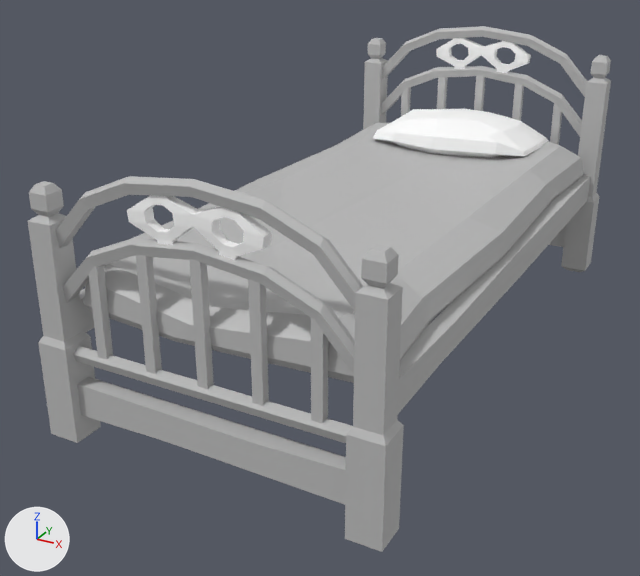
The FBX model Assets/ThirdParty/ModelsFixed/Prop_Bed_Small_01Fixed.fbx, before and after one commit.
Before and after are seen from a 50 mm camera at (1.42, -3.03, 1.69) aimed at (-0.13, -0.22, 0.28). Lighting does not change. The marker at lower left points along +X, +Y and +Z. Where no turn or scale is listed for an object, it has been applied to the vertices.

Names of what the first picture shows: 'SM_Prop_Bed_Small_01Fixed'.
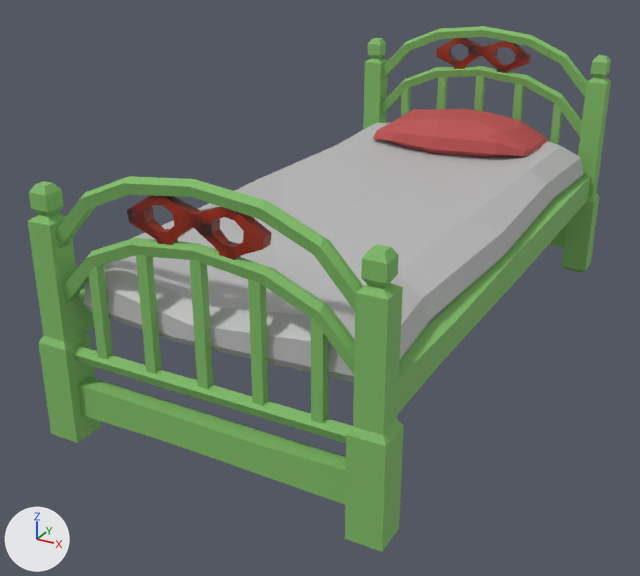
Where the change shows, as pixel boxes (x1, y1, x2, y2) in the pictures (640 x 576 px):
'SM_Prop_Bed_Small_01Fixed', recoloured (grey to green): (28, 26, 611, 552) in both
'SM_Prop_Bed_Pillow', now drawn: after (373, 109, 548, 158)
part 1 of me_mesh, deleted: before (373, 109, 548, 158)
part 2 of me_mesh, recoloured (white to red): (127, 38, 531, 260) in both

Patch to the scene script:
```diff
--- a/Assets/ThirdParty/ModelsFixed/Prop_Bed_Small_01Fixed.fbx.py
+++ b/Assets/ThirdParty/ModelsFixed/Prop_Bed_Small_01Fixed.fbx.py
@@ img_texturescom_leather_tufted_new_512_albedo_tif @@
+img_texturescom_leather_tufted_new_512_albedo_tif = load_image('TexturesCom_Leather_Tufted_New_512_albedo.tif', '../../Models/OldSAEModels/TexturesCom_Leather_Tufted_New_512_albedo.tif', 512, 512, 'sRGB')
@@ mat_woodrustic @@
 mat_woodrustic = principled_material('WoodRustic')
-mat_woodrustic.base_color = (0.5, 0.5, 0.5)  # grey #bcbcbc
+mat_woodrustic.base_color = (0.214, 0.5, 0.134)  # green #7fbc66
 mat_woodrustic.roughness = 0.749
@@ mat_teppich_rot @@
+mat_teppich_rot = principled_material('Teppich_rot')
+mat_teppich_rot.texture = img_texturescom_leather_tufted_new_512_albedo_tif
@@ me_mesh @@
 # used by ob_sm_prop_bed_small_01fixed; location = (0.0, 0.0, 0.0)
-me_mesh.from_pydata(...)  # 749 vertices, 636 faces; spans x -0.62..0.62, y -1.22..1.22, z 0.0..1.13
+me_mesh.from_pydata(...)  # 693 vertices, 581 faces; spans x -0.62..0.62, y -1.22..1.22, z 0.0..1.13
+# me_mesh part 1: the loose piece of 56 vertices spanning x -0.4..0.38, y 0.68..1.15, z 0.6..0.76 is deleted
+# me_mesh part 2: 148 faces spanning x -0.23..0.23, y -1.18..1.19, z 0.78..1.1 switch from mat_blinn1 (white #ffffff) to mat_teppich_rot (picture img_texturescom_leather_tufted_new_512_albedo_tif)
 me_mesh.materials.append(mat_horrorshd)
 me_mesh.materials.append(mat_woodrustic)
-me_mesh.materials.append(mat_blinn2)  # white #ffffff
```
